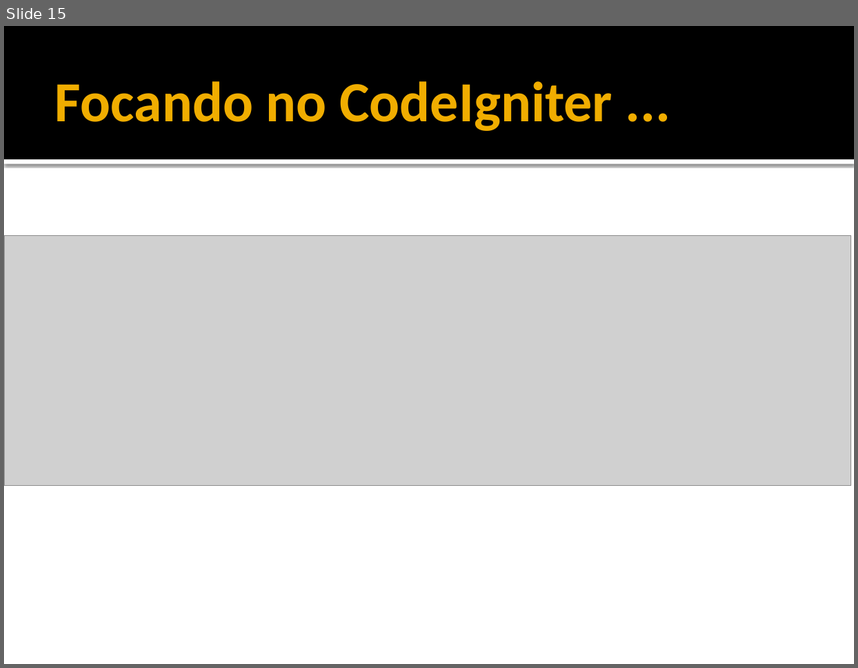
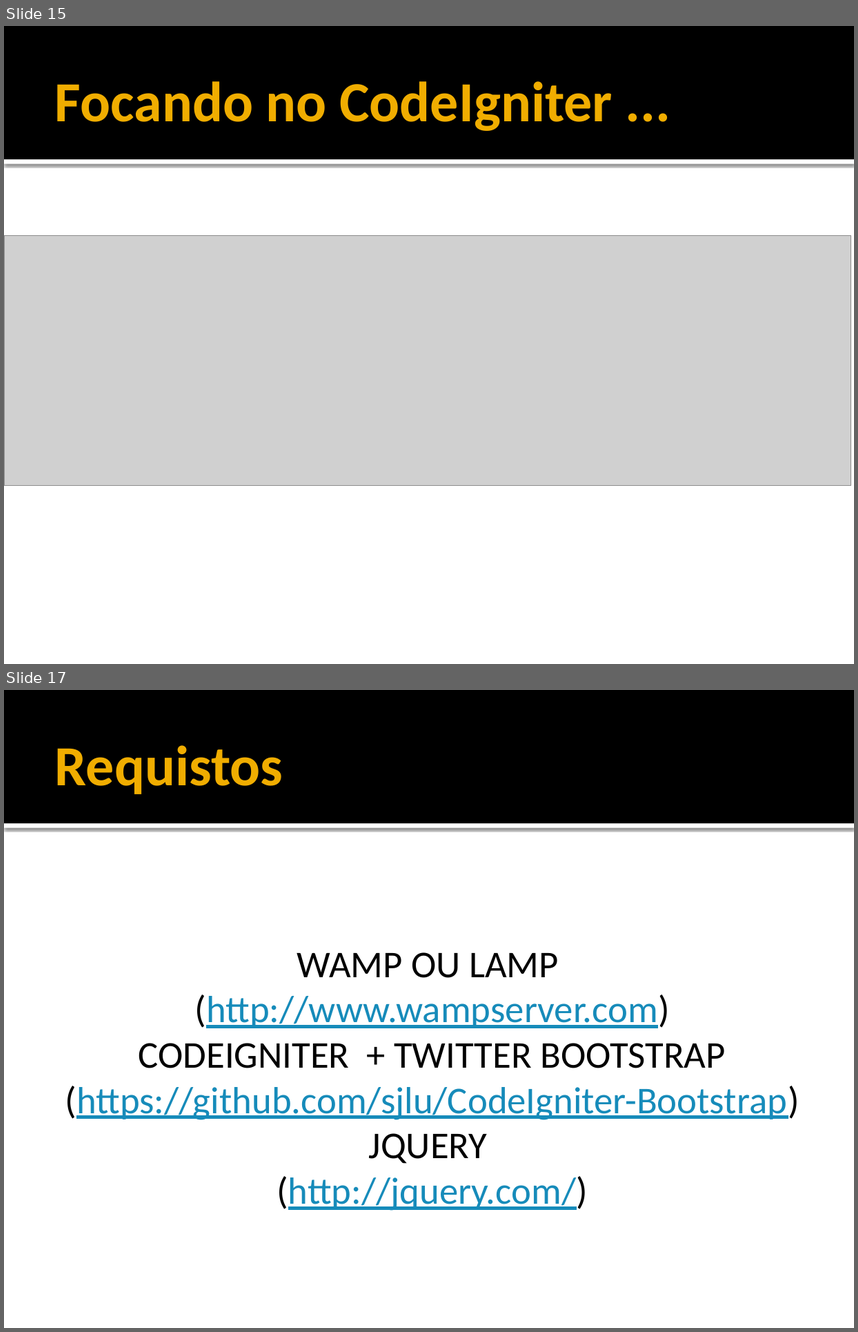
Before and after one commit to williamChenta/miniCursoCodeigniterTwitterBootstrap, a slide deck: assets/artefatos/Mini curso - Codeigniter.pptx. Shown one above the other, each under a label of ours: slide 15 before the commit, slides 15 and 17 after it; the slides between them are not shown. The pictures are 858x668 and 858x1332 pixels, drawn with LibreOffice and Linux fonts; fonts in the diff are those of the drawing; grey boxes stand for pictures. Boxes give left, top, right and bottom in pixels: in the first picture for what was removed or moved away, otherwise in the second. Text is boxed around its words. In the diff, an @@ line names an element or a change of style, - is before the commit and + after.

```diff
--- a/assets/artefatos/Mini curso - Codeigniter.pptx
+++ b/assets/artefatos/Mini curso - Codeigniter.pptx
@@ slide 17 added at (4, 690, 854, 1328), background #FFFFFF; not listed: 2 template elements that a slide beside it also shows @@
@@ title added at (55, 745, 283, 794), 48 pt, text #F0AD00, bold @@
+Requistos
@@ text added at (65, 952, 800, 1210), 32 pt, text #168BBA, underline @@
+WAMP OU LAMP
+(http://www.wampserver.com)
+CODEIGNITER + TWITTER BOOTSTRAP (https://github.com/sjlu/CodeIgniter-Bootstrap)
+JQUERY
+(http://jquery.com/)
```
Also in this commit, not shown: 1 slide changed, 1 other slide added.
